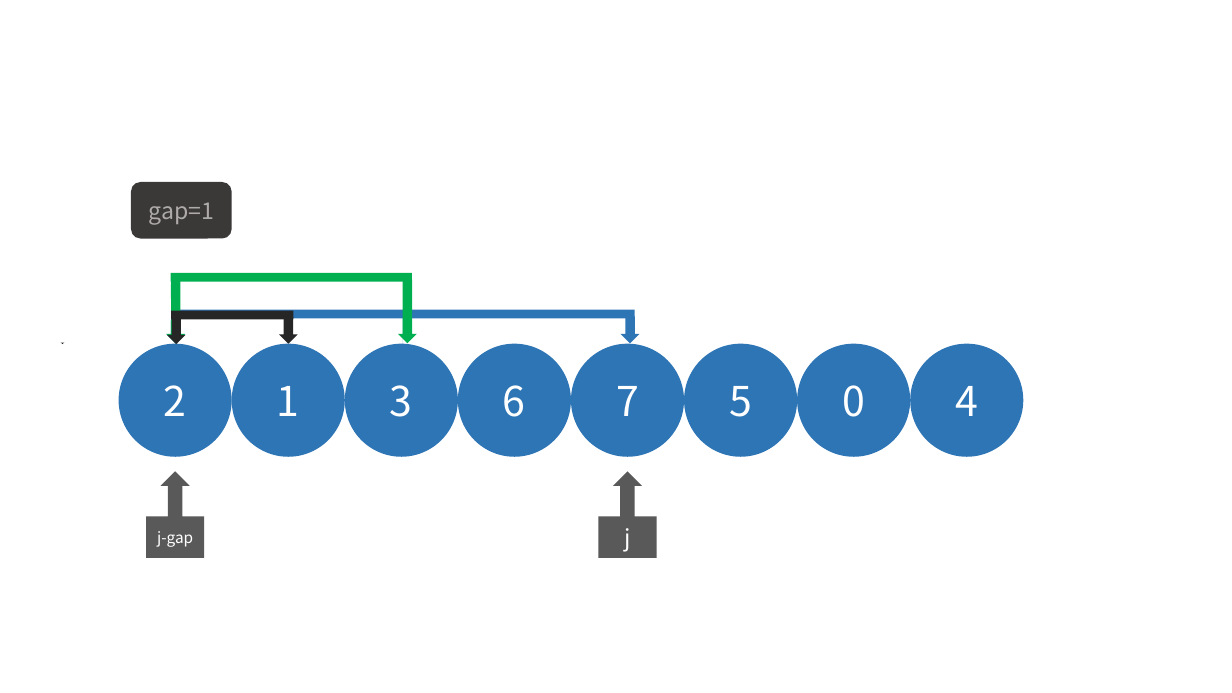
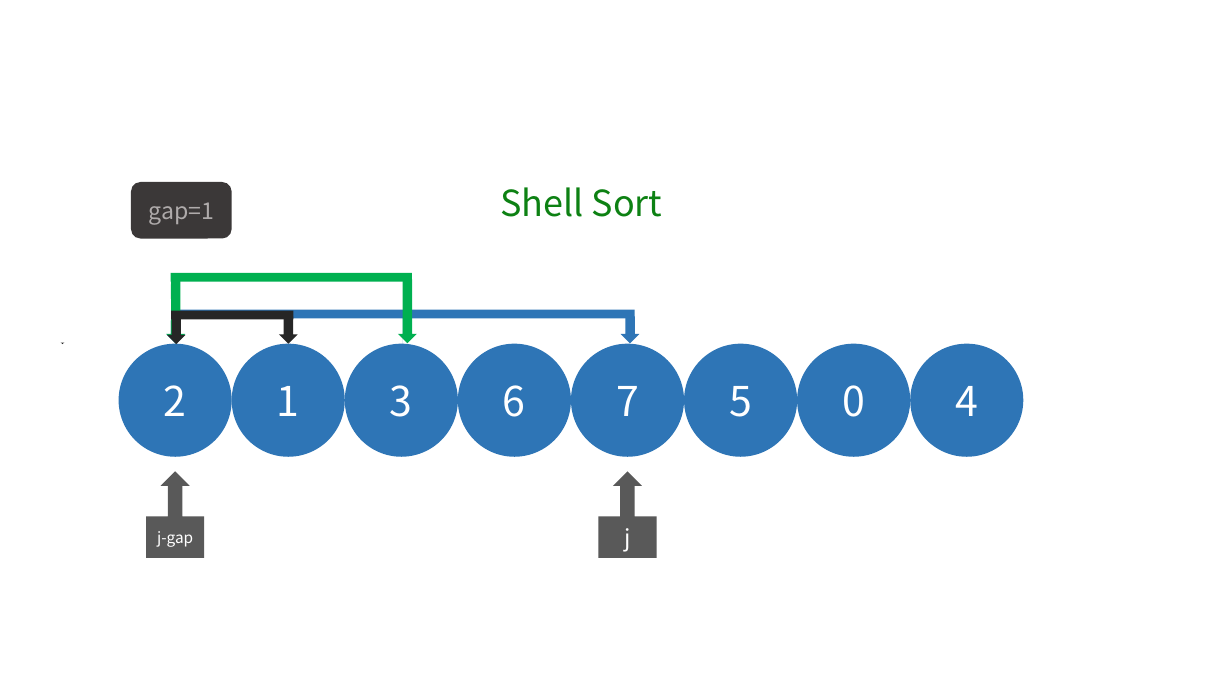
Before and after one commit to grayondream/algorithm-forth, a slide deck: slide 11 of ppt/sort.pptx. Drawn at 1232x693 pixels with LibreOffice and Linux fonts; fonts in the diff are those of the drawing. Boxes give left, top, right and bottom in pixels: in the first picture for what was removed or moved away, otherwise in the second. Text is boxed around its words. In the diff, an @@ line names an element or a change of style, - is before the commit and + after.

```diff
--- a/ppt/sort.pptx
+++ b/ppt/sort.pptx
@@ text added at [500, 187, 663, 217], 28 pt, text #0D8113 @@
+Shell Sort
```
Also in this commit, not shown: 2 slides added, 1 slide removed, 2 other files.
